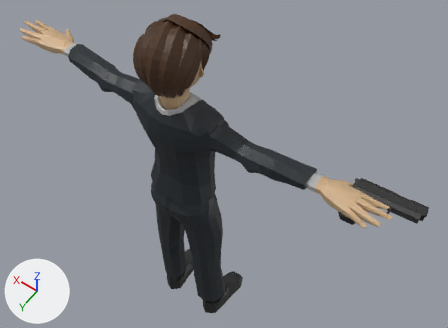
Two versions of the glTF model apps/web/public/avatars/office/Suit_M.glb, one commit apart.
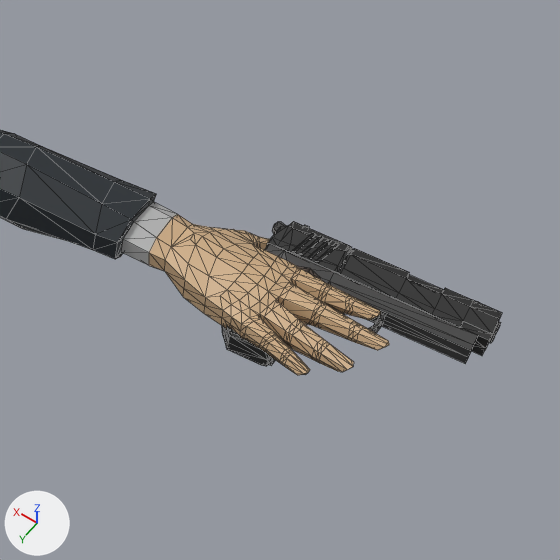
The first picture shows the older version from a 50 mm lens placed at (-1.031, 1.105, 3.122), pointed at (-0.069, -0.242, 1.005). The close-ups show the older and then the newer version on the part from 59% to 100% of the width and 32% to 88% of the height of that picture. Only the edits that show in the close-ups are written down. Every picture has the same lights, and +X, +Y and +Z are marked at lower left. The close-ups show mesh edges as thin lines.

Objects in the first close-up: 'Pistol', 'Suit_Body'.
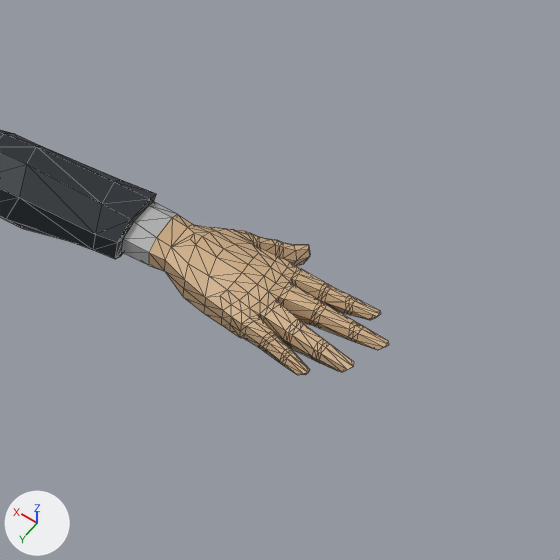
The change, as a diff of the scene's bpy script:
```diff
--- a/apps/web/public/avatars/office/Suit_M.glb.py
+++ b/apps/web/public/avatars/office/Suit_M.glb.py
@@ ob_pistol @@
-ob_pistol = bpy.data.objects.new('Pistol', me_cube_204)
-ob_pistol.location = (0.0, 0.0, 0.0)
```

What differs and where, as boxes [x1, y1, x2, y2] in the close-ups (560 x 560 px):
'Pistol', deleted
    before: [222, 221, 502, 366]
    faces in mat_black (black #242424): [222, 221, 502, 366]
    faces in mat_grey (dark grey #3f3f3f): [230, 222, 480, 366]
